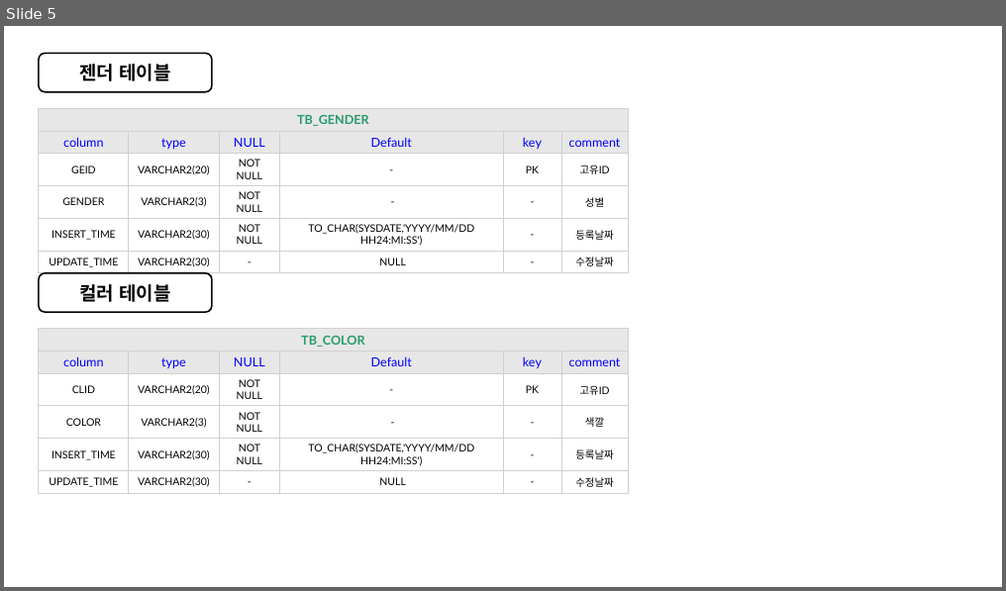
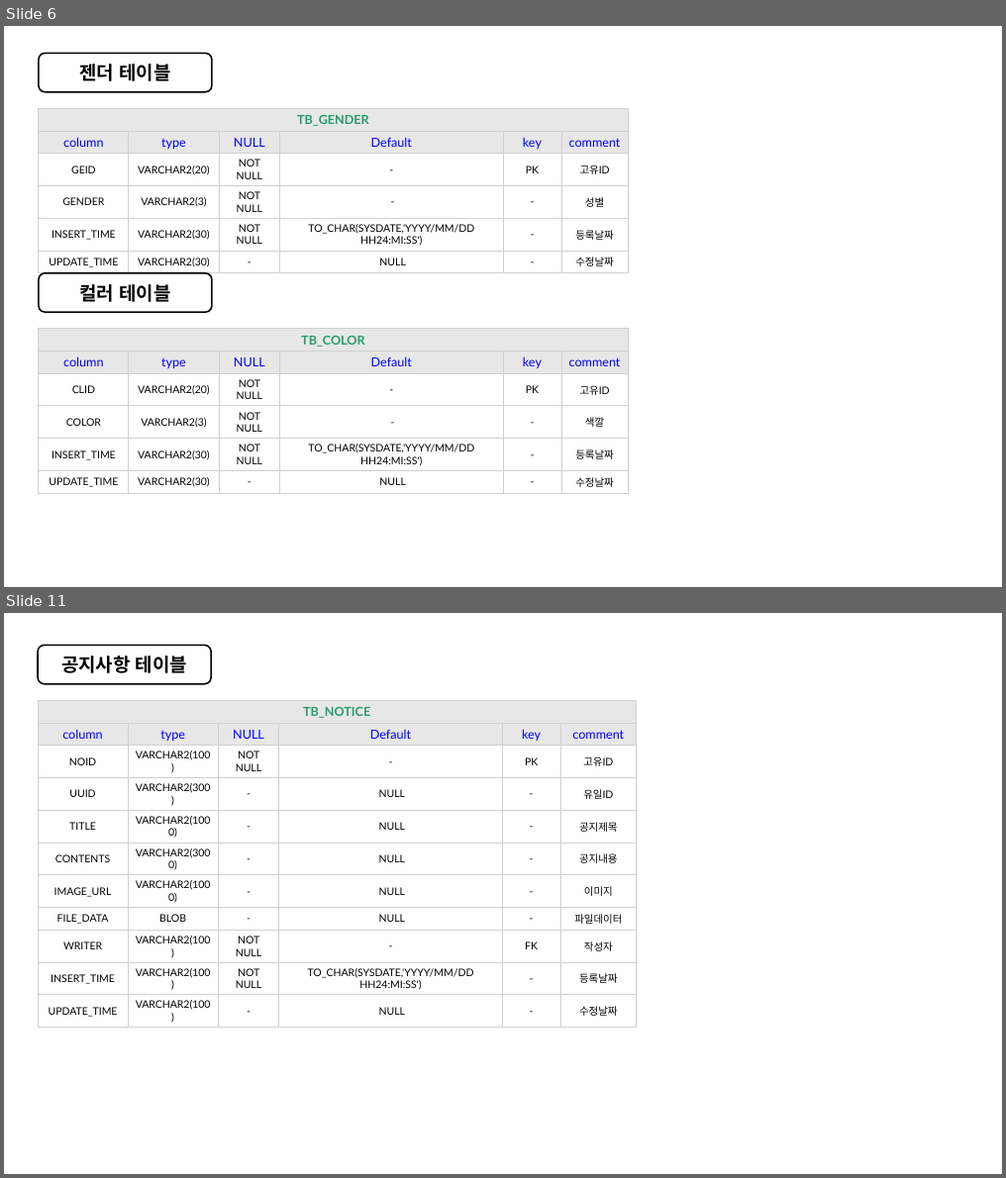
Before and after one commit to Engineer-Han/ITN2024, a slide deck: 01_메뉴얼/데이터 베이스/데이터베이스 스키마.pptx. Shown one above the other, each under a label of ours: slide 5 before the commit, slides 6 and 11 after it; the slides between them are not shown. The pictures are 1006x591 and 1006x1178 pixels, drawn with LibreOffice and Linux fonts; fonts in the diff are those of the drawing. Boxes give left, top, right and bottom in pixels: in the first picture for what was removed or moved away, otherwise in the second. Text is boxed around its words. In the diff, an @@ line names an element or a change of style, - is before the commit and + after.

```diff
--- a/01_메뉴얼/데이터 베이스/데이터베이스 스키마.pptx
+++ b/01_메뉴얼/데이터 베이스/데이터베이스 스키마.pptx
@@ slide 11 added at <box>4,613,1002,1174</box>, background #FFFFFF @@
@@ rounded rectangle added at <box>38,646,211,684</box>, fill #FFFFFF, outline #000000 1.5 pt, 18 pt, text #000000, bold @@
+공지사항 테이블
@@ table added at <box>38,700,636,1021</box>, 11 rows, 6 columns @@
+TB_NOTICE |  |  |  |  | 
+column | type | NULL | Default | key | comment
+NOID | VARCHAR2(100) | NOT NULL | - | PK | 고유ID
+UUID | VARCHAR2(300) | - | NULL | - | 유일ID
+TITLE | VARCHAR2(1000) | - | NULL | - | 공지제목
+CONTENTS | VARCHAR2(3000) | - | NULL | - | 공지내용
+IMAGE_URL | VARCHAR2(1000) | - | NULL | - | 이미지
+FILE_DATA | BLOB | - | NULL | - | 파일데이터
+WRITER | VARCHAR2(100) | NOT NULL | - | FK | 작성자
+INSERT_TIME | VARCHAR2(100) | NOT NULL | TO_CHAR(SYSDATE,'YYYY/MM/DD HH24:MI:SS') | - | 등록날짜
+UPDATE_TIME | VARCHAR2(100) | - | NULL | - | 수정날짜
@@ what was slide 5 is now slide 6 @@
```
Also in this commit, not shown: 9 slides changed, 1 other slide added, 2 other files.
